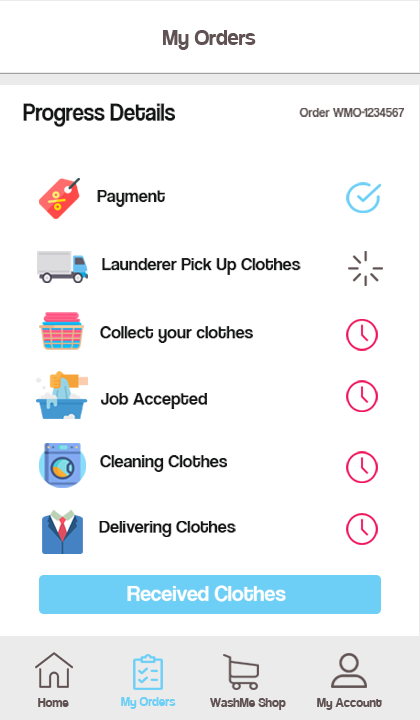
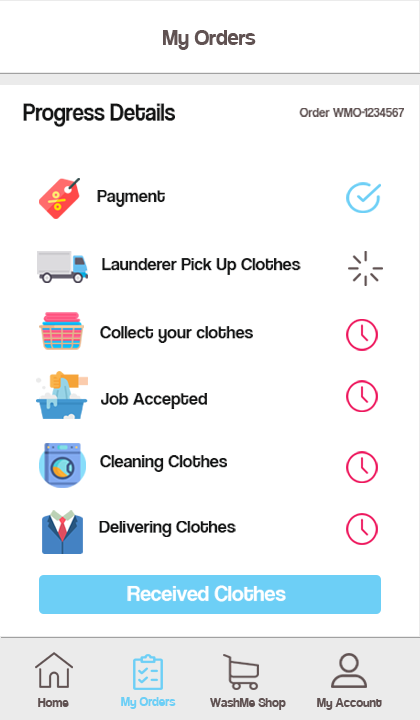
Revision of a layered (420, 720) image; what changed, layer by layer:
added layer "Shape 1 copy" above "Order WMO-1234567" over box(1, 637, 420, 638)
